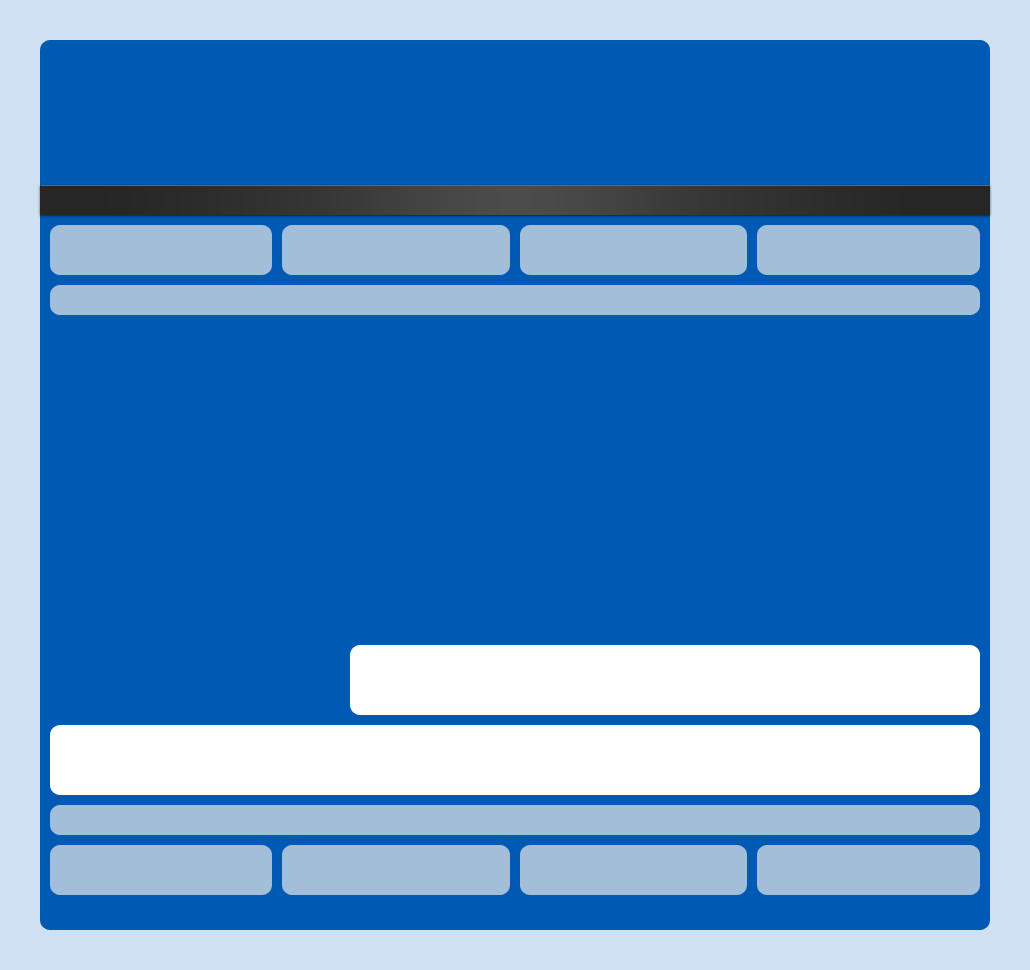
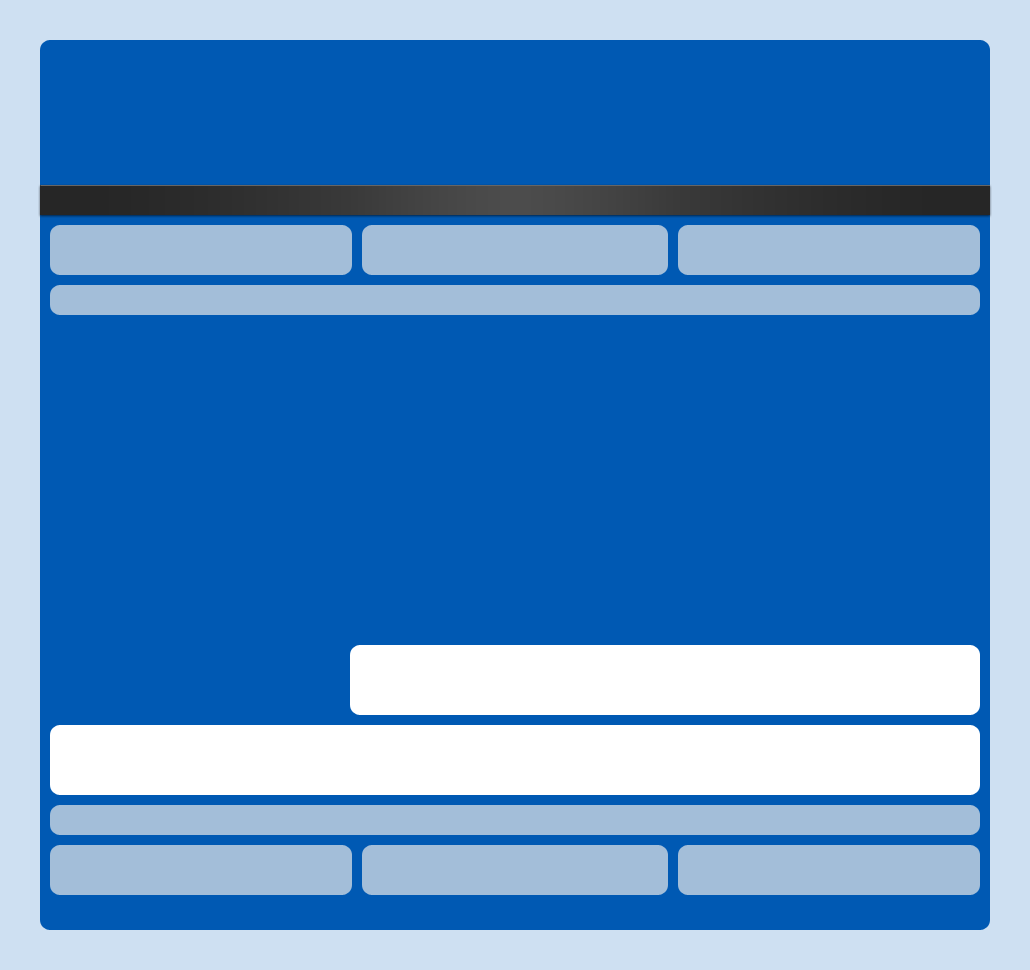
Two versions of the same layered image (1030x970). Layer-by-layer changes:
painted on "header / footer widgets" over [263, 225, 766, 895]
